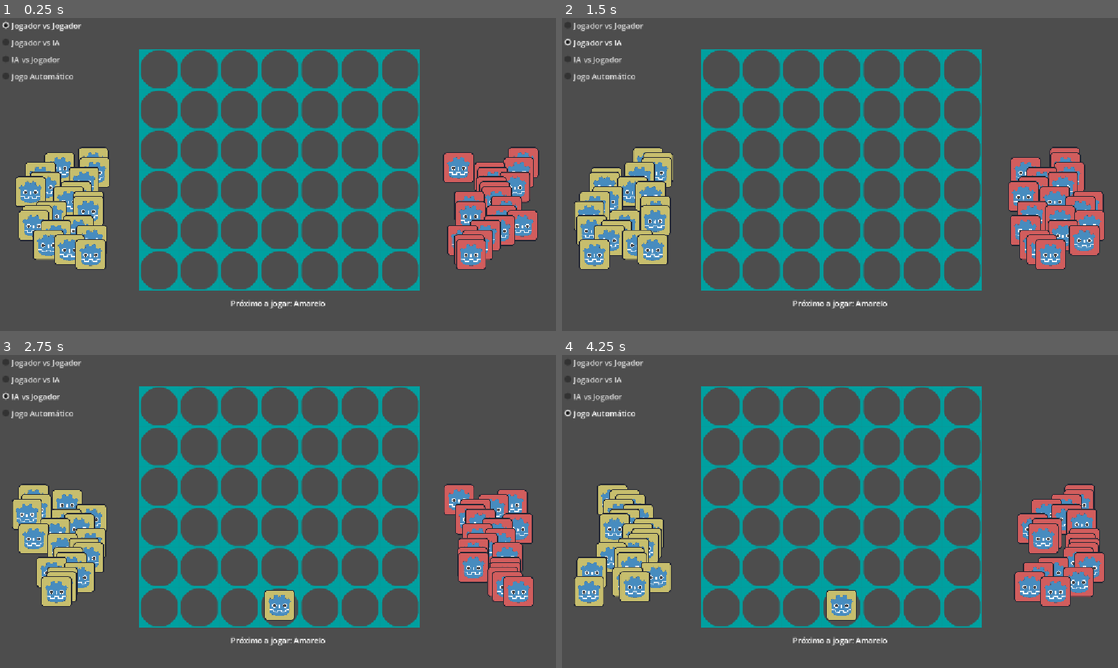
Above: before the commit, frames 1-4 (two rows, left to right).
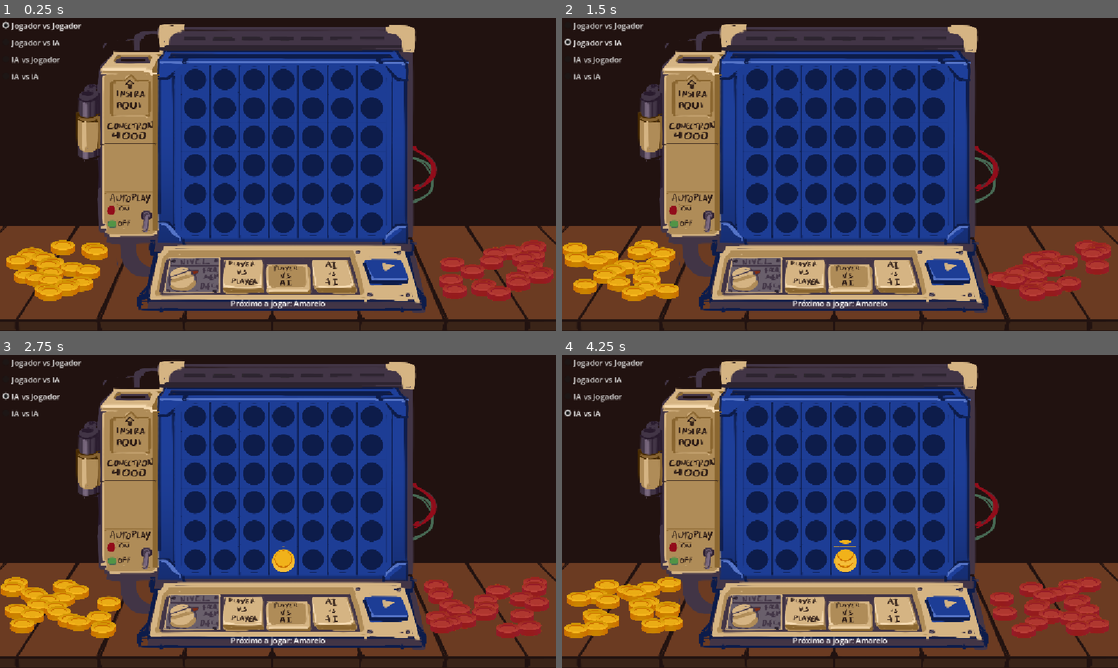
Above: after the commit, the same moments.

Repository: fabioorlandi/connect4
Game: Godot game, scene res://connect4.tscn
Same seed, same stepped clock (60 frames per second), same inputs: the game is played once before the commit and once after it.
Inputs (mouse positions are in pixels of both pictures, inside the frame that each line leads up to):
- Up to frame 1 (0.25 s): no input
- Up to frame 2 (1.5 s): click "Jogador vs Jogador" at 0.5 s; click "Jogador vs IA" at 1.25 s
- Up to frame 3 (2.75 s): click "IA vs Jogador" at 2 s
- Up to frame 4 (4.25 s): click (600, 414) at 2.75 s, where only the run before the commit has a clickable "Jogo Automático"; click (600, 414) at 3.5 s, where only the run after the commit has a clickable "IA vs IA"

The runs differ from the first frame. In frame 1, 94% of the frame differs, in the area x 0-100%, y 0-100%; in frame 2, 94%; in frame 3, 95%; in frame 4, 95%.

Commit message:
Adicionada interface

Diff:
--- a/game/connect4.gd
+++ b/game/connect4.gd
@@ -2,6 +2,8 @@
 
 @onready var peca_vermelha = "res://Assets/peca_vermelha.png"
 @onready var peca_amarela = "res://Assets/peca_amarela.png"
+@onready var peca_amarela_mesa = "res://Assets/peca_amarela_mesa.png"
+@onready var peca_vermelha_mesa = "res://Assets/peca_vermelha_mesa.png"
 @onready var animacao_vitoria_vermelho = "vitoria_vermelho"
 @onready var animacao_vitoria_amarelo = "vitoria_amarelo"
 @onready var colunas = $Tabuleiro/Colunas
@@ -34,8 +36,8 @@
 			print("IA vs Jogador")
 			reiniciar_jogo(Jogador.TipoJogador.Computador, Jogador.TipoJogador.Humano)
 			jogar_na_posicao_IA()
-		"JogoAuto":
-			print("Jogo Automático")
+		"IAContraIA":
+			print("IA vs IA")
 			reiniciar_jogo(Jogador.TipoJogador.Computador, Jogador.TipoJogador.Computador)
 			jogar_na_posicao_IA()
 
@@ -56,16 +58,16 @@
 	for i in range(20):
 		var peca_arrastavel = peca_arrastavel_cena.instantiate()
 		peca_arrastavel.cor_jogador = Jogador.Cor.Amarelo
-		peca_arrastavel.global_position = Vector2(randi_range(50, 200), 300 + i * 10)
-		peca_arrastavel.mudar_textura_jogador(peca_amarela)
+		peca_arrastavel.global_position = Vector2(randi_range(25, 225), 475 + i * 5)
+		peca_arrastavel.mudar_textura_jogador(peca_amarela_mesa)
 		peca_arrastavel.jogada_na_coluna.connect(jogar_na_posicao_arrastando)
 
 		pecas_arrastaveis.add_child(peca_arrastavel)
 	for i in range(20):
 		var peca_arrastavel = peca_arrastavel_cena.instantiate()
 		peca_arrastavel.cor_jogador = Jogador.Cor.Vermelho
-		peca_arrastavel.global_position = Vector2(randi_range(950, 1100), 300 + i * 10)
-		peca_arrastavel.mudar_textura_jogador(peca_vermelha)
+		peca_arrastavel.global_position = Vector2(randi_range(900, 1125), 475 + i * 5)
+		peca_arrastavel.mudar_textura_jogador(peca_vermelha_mesa)
 		peca_arrastavel.jogada_na_coluna.connect(jogar_na_posicao_arrastando)
 
 		pecas_arrastaveis.add_child(peca_arrastavel)
@@ -142,8 +144,9 @@
 	if not cor_jogador == tabuleiro_jogo.jogador_atual.cor:
 		print("Peça inválida!")
 		return
-
-	await jogar_na_posicao(coluna)
+	else:
+		#peca.queue_free()
+		await jogar_na_posicao(coluna)
 
 func jogar_na_posicao(coluna, linha = null):
 	desabilitar_colunas()
@@ -155,6 +158,7 @@
 		var espaco_disponivel = pegar_espaco_disponivel(coluna, linha)
 		if espaco_disponivel == null:
 			print("Coluna cheia!")
+			habilitar_colunas()
 			return null
 
 		var peca = peca_cena.instantiate()
@@ -162,7 +166,7 @@
 		peca.mudar_textura_jogador(cor_peca)
 		pecas.add_child(peca)
 
-		peca.global_position = Vector2(espaco_disponivel.global_position.x, -100)
+		peca.global_position = Vector2(espaco_disponivel.global_position.x, 50)
 		espaco_disponivel.ocupado = true
 		await peca.jogar_peca(espaco_disponivel.global_position)
 
@@ -222,7 +226,7 @@
 		var peca = peca_cena.instantiate()
 		pecas.add_child(peca)
 		peca.iniciar_animacao_vitoria(animacao_vitoria)
-		peca.global_position = Vector2(espaco.global_position.x, -100)
+		peca.global_position = Vector2(espaco.global_position.x, 50)
 
 		await peca.jogar_peca(espaco.global_position)
 
--- a/game/connect4.tscn
+++ b/game/connect4.tscn
@@ -12,8 +12,8 @@
 offset_right = -3.0517578e-05
 
 [node name="Tabuleiro" parent="." unique_id=2060084348 instance=ExtResource("2_70131")]
-position = Vector2(288, 0)
-scale = Vector2(1.3, 1.3)
+position = Vector2(373, 44.000004)
+scale = Vector2(0.955, 0.955)
 
 [node name="Pecas" type="Node2D" parent="." unique_id=1044892417]
 
--- a/game/espaco.tscn
+++ b/game/espaco.tscn
@@ -11,6 +11,7 @@
 metadata/_edit_group_ = true
 
 [node name="Sprite2D" type="Sprite2D" parent="." unique_id=1877683072]
+visible = false
 texture = ExtResource("2_ex15g")
 
 [node name="CollisionShape2D" type="CollisionShape2D" parent="." unique_id=79915949]
--- a/game/interface.tscn
+++ b/game/interface.tscn
@@ -1,14 +1,19 @@
 [gd_scene format=3 uid="uid://cyotjxe8thfhh"]
 
 [ext_resource type="ButtonGroup" uid="uid://c8a2vhsjst2s" path="res://botoes_opcoes_jogo.tres" id="1_rh14k"]
+[ext_resource type="Texture2D" uid="uid://xcga42mkni53" path="res://Assets/fundo_mesa.png" id="2_kyn48"]
+[ext_resource type="Texture2D" uid="uid://dbm1aangt3up3" path="res://Assets/computador.png" id="3_4rbkc"]
+[ext_resource type="Texture2D" uid="uid://bxi3gfcrrmj57" path="res://Assets/tabuleiro.png" id="4_pt1ru"]
 
 [node name="Interface" type="Control" unique_id=609387248]
+z_index = 1
 layout_mode = 3
 anchors_preset = 15
 anchor_right = 1.0
 anchor_bottom = 1.0
 grow_horizontal = 2
 grow_vertical = 2
+mouse_filter = 1
 
 [node name="CenterContainer" type="CenterContainer" parent="." unique_id=548426215]
 layout_mode = 1
@@ -43,7 +48,34 @@
 button_group = ExtResource("1_rh14k")
 text = "IA vs Jogador"
 
-[node name="JogoAuto" type="CheckBox" parent="OpcoesJogo" unique_id=571773308]
+[node name="IAContraIA" type="CheckBox" parent="OpcoesJogo" unique_id=571773308]
 layout_mode = 2
 button_group = ExtResource("1_rh14k")
-text = "Jogo Automático"
+text = "IA vs IA"
+
+[node name="TextureRect" type="TextureRect" parent="." unique_id=1608889225]
+z_index = -1
+layout_mode = 1
+offset_right = 1152.0
+offset_bottom = 648.0
+mouse_filter = 2
+texture = ExtResource("2_kyn48")
+expand_mode = 1
+
+[node name="TextureRect2" type="TextureRect" parent="." unique_id=28704615]
+z_index = -1
+layout_mode = 1
+offset_right = 1152.0
+offset_bottom = 648.0
+mouse_filter = 2
+texture = ExtResource("3_4rbkc")
+expand_mode = 1
+
+[node name="TextureRect3" type="TextureRect" parent="." unique_id=387286906]
+z_index = -1
+layout_mode = 0
+offset_right = 1152.0
+offset_bottom = 648.0
+mouse_filter = 2
+texture = ExtResource("4_pt1ru")
+expand_mode = 1
--- a/game/peca.gd
+++ b/game/peca.gd
@@ -4,7 +4,7 @@
 	var tween = create_tween()
 	tween.tween_property(self, "global_position:y", posicao.y, 0.6)\
 	.set_trans(Tween.TRANS_BOUNCE)\
-	.set_ease(Tween.EASE_IN_OUT)
+	.set_ease(Tween.EASE_OUT)
 
 	await tween.finished
 
--- a/game/peca.tscn
+++ b/game/peca.tscn
@@ -1,7 +1,6 @@
 [gd_scene format=3 uid="uid://tkbpvntb5gr0"]
 
 [ext_resource type="Script" uid="uid://bjvql18jm3w6i" path="res://peca.gd" id="1_6aony"]
-[ext_resource type="Texture2D" uid="uid://dljbssyq0lh4v" path="res://Assets/peca.svg" id="2_6aony"]
 [ext_resource type="Texture2D" uid="uid://q3onknoyob6y" path="res://Assets/peca_amarela.png" id="3_n8aky"]
 [ext_resource type="Texture2D" uid="uid://bq3kxxwey0svu" path="res://Assets/peca_amarela_invertida.png" id="4_pg35c"]
 [ext_resource type="Texture2D" uid="uid://ct65h4ly2870j" path="res://Assets/peca_vermelha.png" id="5_ub8d2"]
@@ -37,9 +36,11 @@
 script = ExtResource("1_6aony")
 
 [node name="Sprite2D" type="Sprite2D" parent="." unique_id=1798881051]
-texture = ExtResource("2_6aony")
+scale = Vector2(0.5, 0.5)
 
 [node name="AnimatedSprite2D" type="AnimatedSprite2D" parent="." unique_id=794559317]
 visible = false
+scale = Vector2(0.5, 0.5)
 sprite_frames = SubResource("SpriteFrames_wicik")
-animation = &"vitoria_vermelho"
+animation = &"vitoria_amarelo"
+frame_progress = 0.63879055
--- a/game/peca_arrastavel.gd
+++ b/game/peca_arrastavel.gd
@@ -1,6 +1,11 @@
 extends Area2D
 
 signal jogada_na_coluna(cor_jogador, indice_coluna)
+
+@onready var peca_vermelha = "res://Assets/peca_vermelha.png"
+@onready var peca_amarela = "res://Assets/peca_amarela.png"
+@onready var peca_amarela_mesa = "res://Assets/peca_amarela_mesa.png"
+@onready var peca_vermelha_mesa = "res://Assets/peca_vermelha_mesa.png"
 
 var cor_jogador := Jogador.Cor.Nenhum
 var mouse_over := false
@@ -9,7 +14,14 @@
 var hovering_columns: Array[Area2D] = []
 
 func _process(delta):
+	var cor_peca = peca_amarela if cor_jogador == Jogador.Cor.Amarelo else peca_vermelha
+	var cor_peca_mesa = peca_amarela_mesa if cor_jogador == Jogador.Cor.Amarelo else peca_vermelha_mesa
+
 	if mouse_over and Input.is_action_just_pressed("click") and not Global2D.is_dragging:
+		self.mudar_textura_jogador(cor_peca)
+		self.scale = Vector2(0.5, 0.5)
+		self.z_index = 7
+
 		posicao_inicial = global_position
 		dragging = true
 		Global2D.is_dragging = true
@@ -20,6 +32,7 @@
 	if dragging and Input.is_action_just_released("click"):
 		dragging = false
 		Global2D.is_dragging = false
+		self.mudar_textura_jogador(cor_peca_mesa)
 
 		if hovering_columns.size() > 0:
 			var coluna = hovering_columns[-1]
@@ -31,7 +44,7 @@
 func _on_mouse_entered():
 	if not Global2D.is_dragging:
 		mouse_over = true
-		scale = Vector2(0.75, 0.75)
+		scale = Vector2(0.65, 0.65)
 
 func _on_mouse_exited():
 	if not dragging:
--- a/game/peca_arrastavel.tscn
+++ b/game/peca_arrastavel.tscn
@@ -9,6 +9,7 @@
 script = ExtResource("1_knmou")
 
 [node name="Sprite2D" type="Sprite2D" parent="." unique_id=818509077]
+scale = Vector2(0.5, 0.5)
 
 [node name="CollisionShape2D" type="CollisionShape2D" parent="." unique_id=51678689]
 scale = Vector2(2, 2)
--- a/game/tabuleiro.tscn
+++ b/game/tabuleiro.tscn
@@ -2,9 +2,9 @@
 
 [ext_resource type="PackedScene" uid="uid://bdivv7q405tvf" path="res://espaco.tscn" id="1_qqlt4"]
 [ext_resource type="PackedScene" uid="uid://bltk5fhfct35v" path="res://area_coluna.tscn" id="2_5hp0e"]
+[ext_resource type="Texture2D" uid="uid://bf7alphm5gyd7" path="res://Assets/frente_espacos.png" id="3_f603q"]
 
 [node name="Tabuleiro" type="Node2D" unique_id=2060084348]
-metadata/_edit_group_ = true
 
 [node name="Espacos" type="Node2D" parent="." unique_id=873254640]
 metadata/_edit_group_ = true
@@ -235,3 +235,9 @@
 [node name="AreaColuna_6" parent="Colunas" unique_id=1980209556 instance=ExtResource("2_5hp0e")]
 position = Vector2(416, 217)
 indice_coluna = 6
+
+[node name="Sprite2D" type="Sprite2D" parent="." unique_id=1528482116]
+z_index = 5
+position = Vector2(213.00002, 295.50003)
+scale = Vector2(0.62757164, 0.6509259)
+texture = ExtResource("3_f603q")
Binary file added: game/Assets/computador.png
Not shown, added: game/Assets/computador.png.import
Binary file added: game/Assets/frente_espacos.png
Not shown, added: game/Assets/frente_espacos.png.import
Binary file added: game/Assets/fundo_mesa.png
Not shown, added: game/Assets/fundo_mesa.png.import
Binary file changed: game/Assets/peca_amarela.png
Binary file changed: game/Assets/peca_amarela_invertida.png
Binary file added: game/Assets/peca_amarela_mesa.png
Not shown, added: game/Assets/peca_amarela_mesa.png.import
Binary file changed: game/Assets/peca_vermelha.png
Binary file changed: game/Assets/peca_vermelha_invertida.png
(and 5 more such lines)
